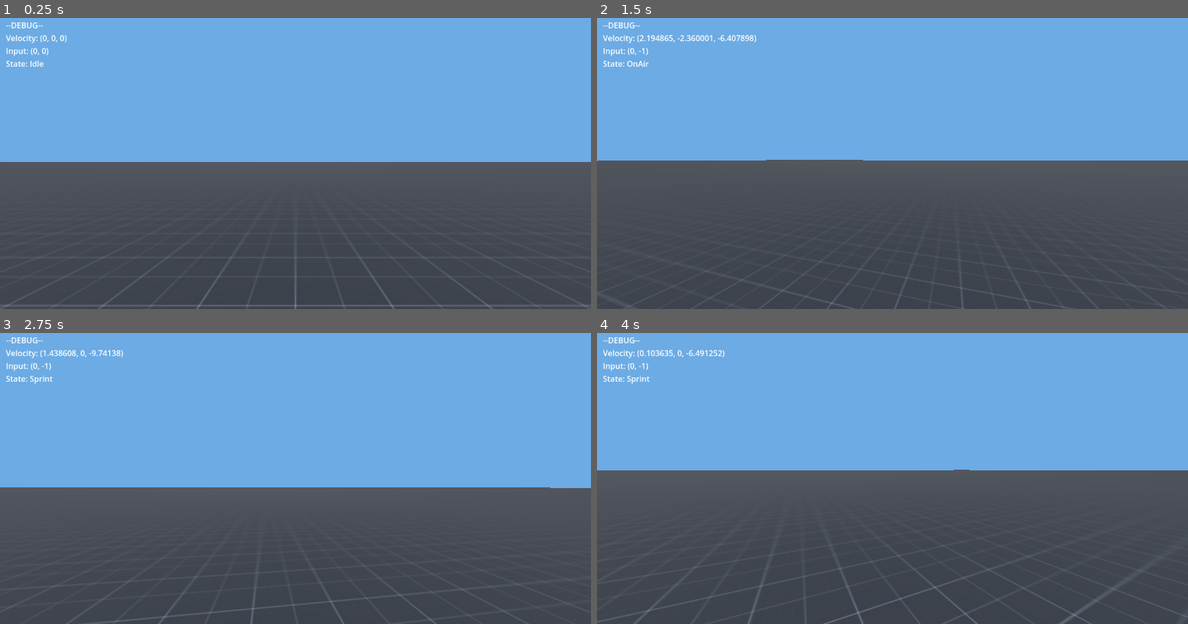
Above: before the commit, frames 1-4 (two rows, left to right).
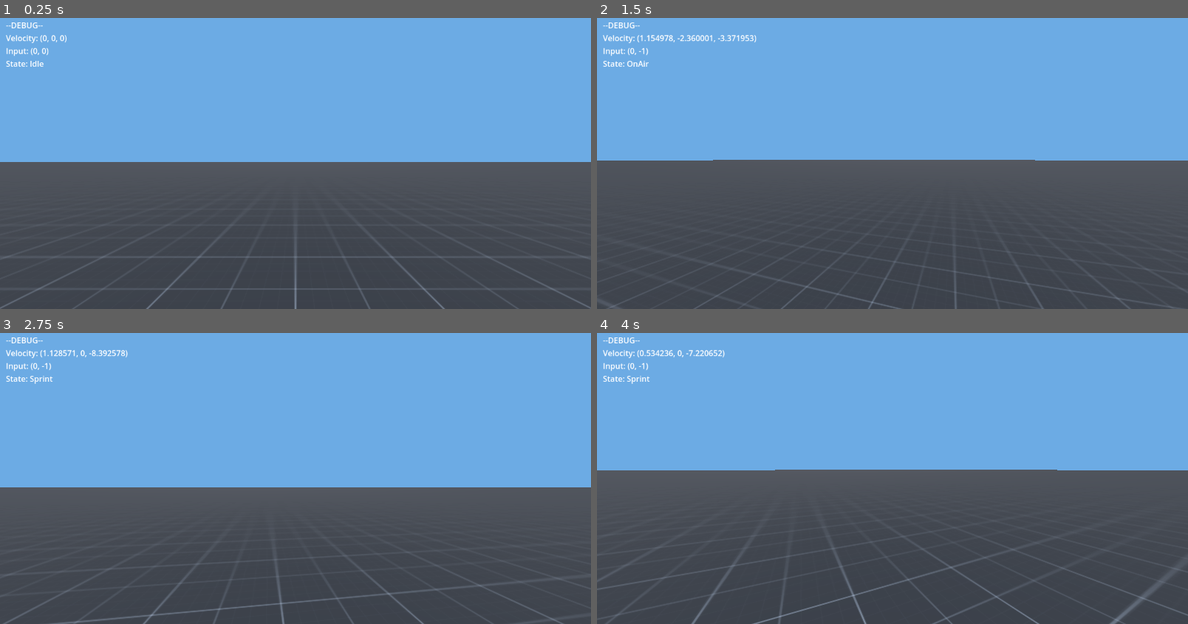
Above: after the commit, the same moments.

Repository: Polar4ik/Neysat
Game: Godot game, scene res://scenes/world.tscn
Two runs of this game, one before a commit and one after it. Both use one fixed random seed, a clock stepped at 60 frames per second and the inputs below.
Inputs (mouse positions are in pixels of both pictures, inside the frame that each line leads up to):
- Up to frame 1 (0.25 s): no input
- Up to frame 2 (1.5 s): tap Enter at 0.5 s; move the mouse to (922, 160) at 0.52 s; hold Shift (sprint) 0.53-1.28 s; hold W (forward) from 0.53 s (still down); tap Space (jump) at 0.77 s; move the mouse to (862, 163) at 1.27 s; tap Shift (sprint) at 1.35 s
- Up to frame 3 (2.75 s): keep holding W (forward); tap Space (jump) at 1.52 s; move the mouse to (307, 469) at 2.02 s; hold Shift (sprint) from 2.03 s (still down)
- Up to frame 4 (4 s): keep holding W (forward); move the mouse to (886, 481) at 2.77 s; release Shift (sprint) at 2.78 s; tap Shift (sprint) at 2.85 s; tap Space (jump) at 3.02, 3.77 s; move the mouse to (933, 478) at 3.52 s; hold Shift (sprint) from 3.53 s (still down)

The runs differ from the first frame. In frame 1, 0.8% of the frame differs, in the area x 0-100%, y 81-100%; in frame 2, 0.6%; in frame 3, 1.1%; in frame 4, 1.6%, in the area x 0-100%, y 5-100%.

Commit message:
BugFix: didnt change state to Sprint after jump; Add: camera wiggle in idle state

Diff:
--- a/scripts/input_handler.gd
+++ b/scripts/input_handler.gd
@@ -18,13 +18,12 @@
 		rotation_head(event)
 
 	if Input.get_vector("left", "right", "forward", "back") and not Input.is_action_pressed("sprint"):
-		input_move()
+		input_move("move_input")
 	else:
 		EI.move_input.emit(Vector2.ZERO)
 
 	if Input.get_vector("left", "right", "forward", "back") and Input.is_action_pressed("sprint"):
-		var input_vec: Vector2 = Input.get_vector("left", "right", "forward", "back")
-		EI.sprint_input.emit(input_vec)
+		input_move("sprint_input")
 	else:
 		EI.sprint_input.emit(Vector2.ZERO)
 
@@ -39,8 +38,8 @@
 	head.rotation.x += -event.relative.y * sensity
 	head.rotation_degrees.x = clamp(head.rotation_degrees.x, -90, 90)
 
-func input_move() -> void:
+func input_move(signal_name: String) -> void:
 	var input_vec: Vector2 = Input.get_vector("left", "right", "forward", "back")
 
-#	EI.move.emit()
-	EI.move_input.emit(input_vec)
+#	EI.move_input.emit(input_vec)
+	EI.emit_signal(signal_name, input_vec)
--- a/scripts/state machine/states/idle.gd
+++ b/scripts/state machine/states/idle.gd
@@ -11,9 +11,11 @@
 		walk_input_vec = iv
 		change.emit(self, "walk"))
 
+
 	EI.sprint_input.connect(func(iv):
 		sprint_input_vec = iv
 		change.emit(self, "sprint"))
+
 
 	EI.jump.connect(func(): change.emit(self, "jump"))
 
@@ -25,8 +27,8 @@
 	if sprint_input_vec:
 		change.emit(self, "sprint")
 
-
-func update(_delta: float) -> void:
+func update(delta: float) -> void:
+	head.position.y = sin(Time.get_ticks_msec() * 0.005) / 100.0
 
 	if !player.is_on_floor():
 		change.emit(self, "onair")
@@ -38,5 +40,5 @@
 
 
 func slow(delta: float) -> void:
-	player.velocity.x = lerpf(player.velocity.x, 0.0, delta * 9.0)
-	player.velocity.z = lerpf(player.velocity.z, 0.0, delta * 9.0)
+	player.velocity.x = lerpf(player.velocity.x, 0.0, delta * 5.0)
+	player.velocity.z = lerpf(player.velocity.z, 0.0, delta * 5.0)
--- a/scripts/state machine/states/walk.gd
+++ b/scripts/state machine/states/walk.gd
@@ -4,7 +4,7 @@
 @onready var player: CharacterBody3D = $"../.."
 @onready var head: Marker3D = $"../../Head"
 
-var MAX_WALK_SPEED: float = 5.0
+var WALK_SPEED: float = 5.0
 
 var speed: float = 0.0
 
@@ -13,20 +13,25 @@
 
 func _ready() -> void:
 	EI.move_input.connect(func(iv): input_vec = iv)
+#	EI.sprint_input.connect(func(_iv): change.emit(self, "sprint"))
 	EI.jump.connect(func(): change.emit(self, "jump"))
 
+
 func enter() -> void:
-	speed = MAX_WALK_SPEED
+	speed = WALK_SPEED
+
 
 func update(_delta: float) -> void:
 	if input_vec == Vector2.ZERO:
 		change.emit(self, "idle")
 
+
 func physics_update(delta: float) -> void:
 	move(delta)
+
 
 func move(delta: float) -> void:
 	direction = (player.transform.basis * Vector3(input_vec.x, 0, input_vec.y)).normalized()
 
-	player.velocity.x = lerpf(player.velocity.x, speed * direction.x, delta * 5.0)
-	player.velocity.z = lerpf(player.velocity.z, speed * direction.z, delta * 5.0)
+	player.velocity.x = lerpf(player.velocity.x, speed * direction.x, delta * 2.0)
+	player.velocity.z = lerpf(player.velocity.z, speed * direction.z, delta * 2.0)
